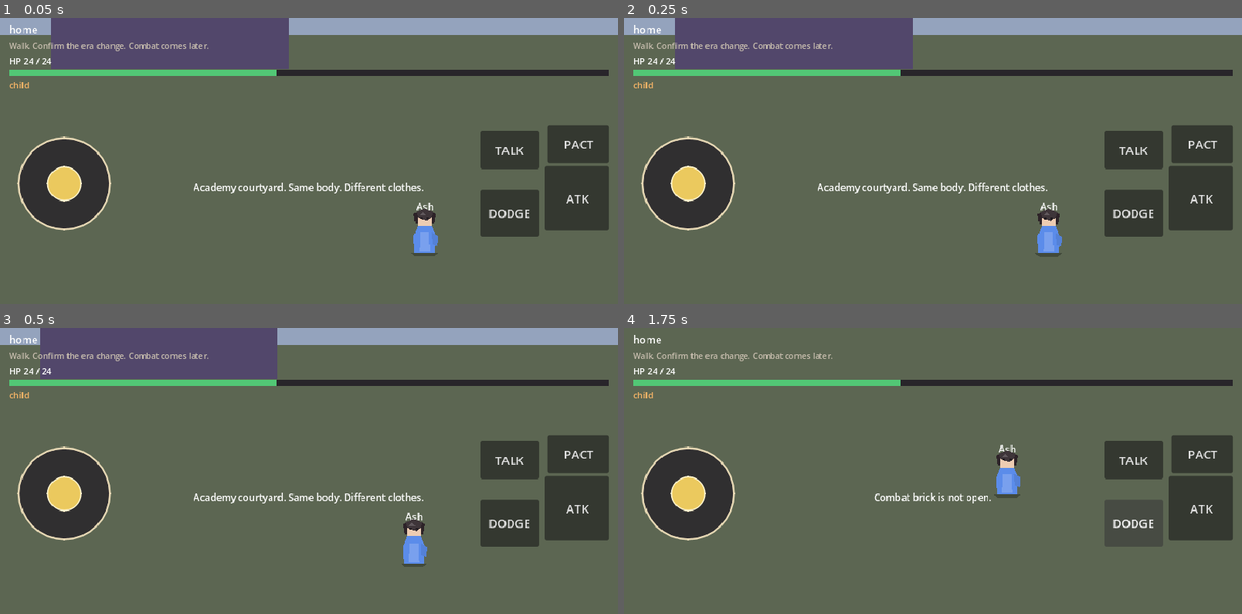
Above: before the commit, frames 1-4 (two rows, left to right).
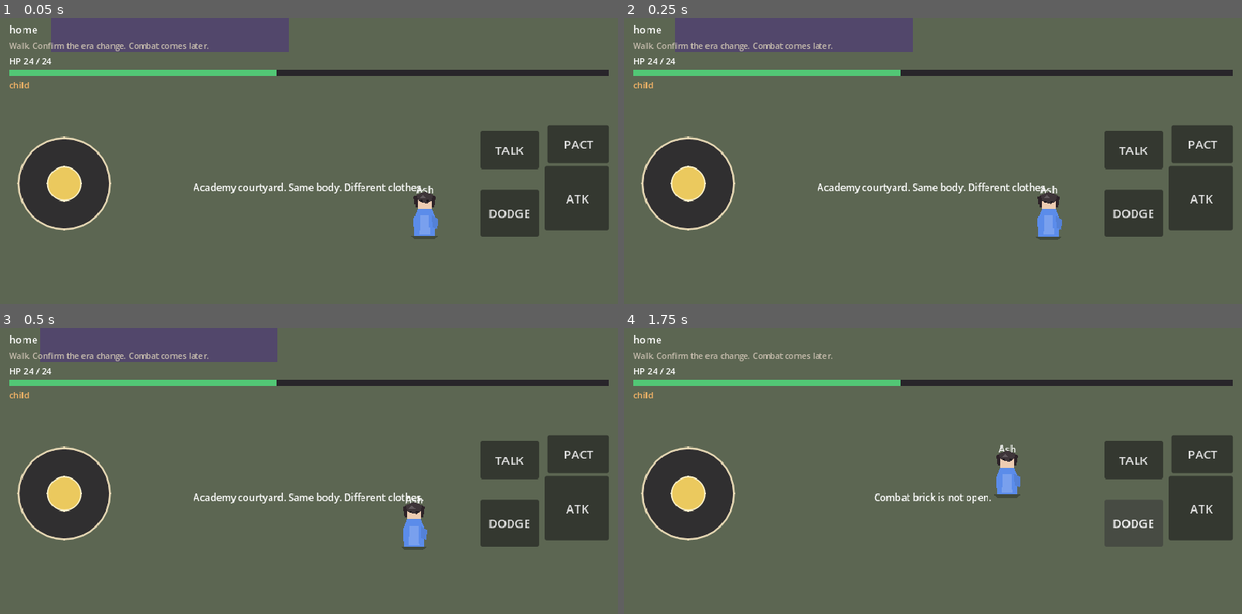
Above: after the commit, the same moments.

Repository: sk7hg824nn-ux/bloodbound-summoner
Game: Godot game, scene res://scenes/world/Academy.tscn
Two runs of this game, one before a commit and one after it. Both use one fixed random seed, a clock stepped at 60 frames per second and the inputs below. This scene is started directly instead of the project's main scene.
Inputs:
- Up to frame 1 (0.05 s): no input
- Up to frame 2 (0.25 s): no input
- Up to frame 3 (0.5 s): no input
- Up to frame 4 (1.75 s): click "ATK" at 0.5 s; click "DODGE" at 1.25 s

The runs differ from the first frame. In frame 1, 6.7% of the frame differs, in the area x 0-100%, y 0-84%; in frame 2, 6.7%; in frame 3, 6.6%; in frame 4, nothing differs.

Commit message:
Fence the academy courtyard. Same Player cannot walk into the void.

Diff:
--- a/scripts/world/academy_hub.gd
+++ b/scripts/world/academy_hub.gd
@@ -13,7 +13,7 @@
 	touch.set_kit("academy")
 	camera.set_target(player)
 	camera.set_mode(Camera2DDirector.Mode.EXPLORE)
-	camera.set_bounds(Rect2(-20, 160, 1220, 580))
+	_fence_yard()
 	touch.joystick_moved.connect(player.set_joystick)
 	touch.interact_pressed.connect(_talk)
 	player.interact_pressed.connect(_talk)
@@ -23,5 +23,27 @@
 	EventBus.toast.emit("Academy courtyard. Same body. Different clothes.")
 	Campaign.set_objective("Walk. Confirm the era change. Combat comes later.")
 
+func _fence_yard() -> void:
+	var yard := Rect2(-20, 180, 1220, 540)
+	camera.set_bounds(yard)
+	var wall := StaticBody2D.new()
+	wall.collision_layer = 2
+	wall.collision_mask = 0
+	$World.add_child(wall)
+	var thick := 48.0
+	var boxes: Array[Rect2] = [
+		Rect2(yard.position.x - thick, yard.position.y - thick, yard.size.x + thick * 2.0, thick),
+		Rect2(yard.position.x - thick, yard.end.y, yard.size.x + thick * 2.0, thick),
+		Rect2(yard.position.x - thick, yard.position.y, thick, yard.size.y),
+		Rect2(yard.end.x, yard.position.y, thick, yard.size.y),
+	]
+	for box in boxes:
+		var shape := CollisionShape2D.new()
+		var rect := RectangleShape2D.new()
+		rect.size = box.size
+		shape.shape = rect
+		shape.position = box.get_center()
+		wall.add_child(shape)
+
 func _talk() -> void:
 	EventBus.toast.emit("Academy talk comes with later bricks.")
